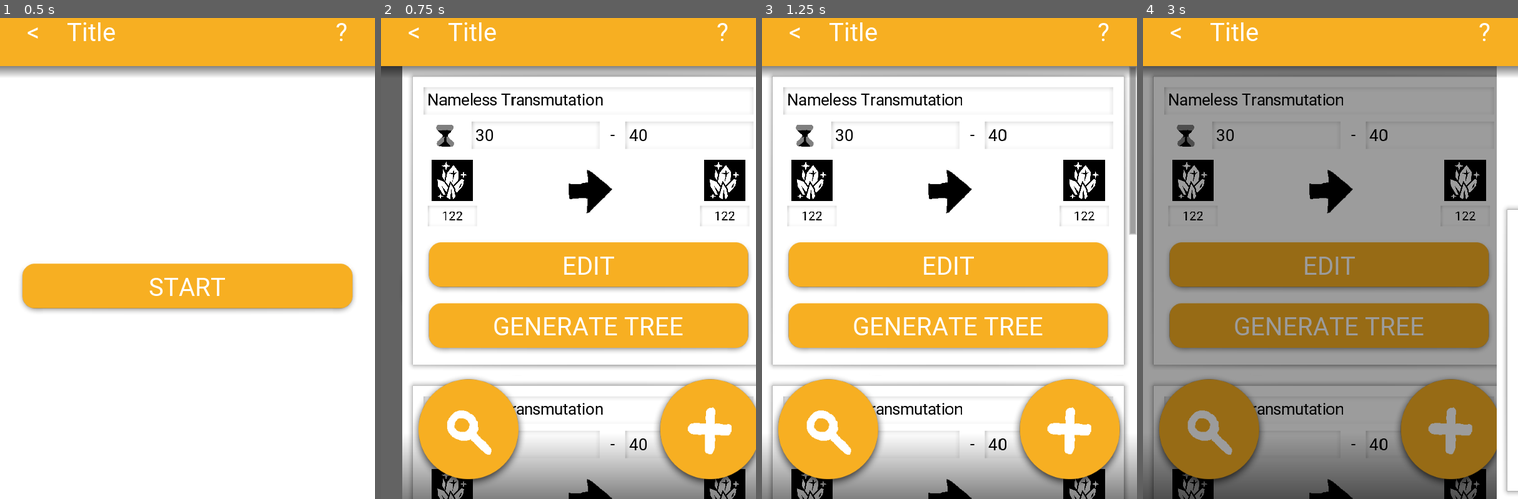
Above: before the commit, frames 1-4 (left to right).
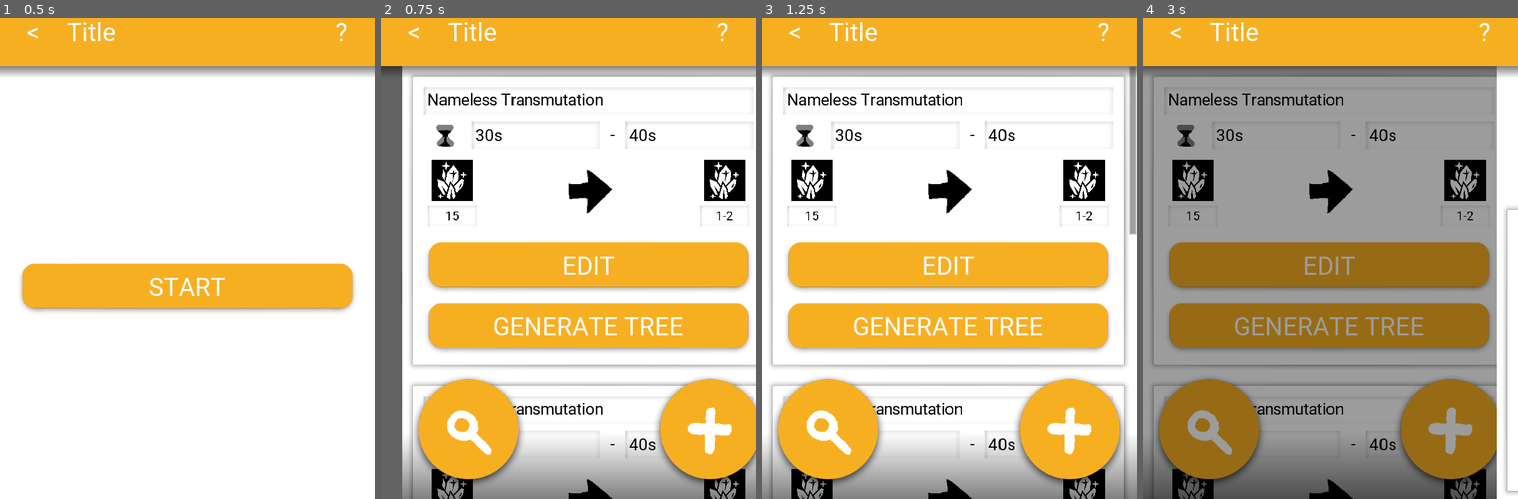
Above: after the commit, the same moments.

Repository: don-tnowe/craftcrafter
Game: Godot game, scene res://layout/main.tscn
The game is run twice, just before and just after one commit, with the same random seed, the same clock (stepped at 60 frames per second) and the same inputs.
Inputs (mouse positions are in pixels of both pictures, inside the frame that each line leads up to):
- Up to frame 1 (0.5 s): no input
- Up to frame 2 (0.75 s): click "START" at 0.5 s
- Up to frame 3 (1.25 s): no input
- Up to frame 4 (3 s): click (1278, 133) at 1.25 s, where only the run before the commit has a clickable "30"; click "." at 2 s; click "OK" at 2.75 s

Frame 1 is identical in both runs. In frame 2, 0.2% of the frame differs, in the area x 16-95%, y 23-90%; in frame 3, 0.2%; in frame 4, 0.2%.

Commit message:
Add single-box range and time edit boxes

Diff:
--- a/layout/elements/transmutation_list/transmutation_icon.tscn
+++ b/layout/elements/transmutation_list/transmutation_icon.tscn
@@ -1,13 +1,17 @@
-[gd_scene load_steps=3 format=2]
+[gd_scene load_steps=5 format=2]
 
 [ext_resource path="res://layout/elements/common/edit_value_button.tscn" type="PackedScene" id=1]
 [ext_resource path="res://layout/elements/common/entity_icon.tscn" type="PackedScene" id=2]
+[ext_resource path="res://scripts/elements/common/edit_value_button_mono_range.gd" type="Script" id=3]
+[ext_resource path="res://layout/elements/common/data_view_node.tscn" type="PackedScene" id=4]
 
 [node name="entity" type="Control"]
 margin_right = 112.0
 margin_bottom = 136.0
 rect_min_size = Vector2( 112, 136 )
 mouse_filter = 1
+
+[node name="data_view_node" parent="." instance=ExtResource( 4 )]
 
 [node name="icon" parent="." instance=ExtResource( 2 )]
 margin_left = 16.0
@@ -23,3 +27,6 @@
 rect_scale = Vector2( 0.75, 0.75 )
 text = "122"
 align = 1
+script = ExtResource( 3 )
+data_node_name = "min"
+edit_screen = "res://layout/screens/edit_value/edit_value_range.tscn"
--- a/layout/elements/transmutation_list/transmutation_list_item.tscn
+++ b/layout/elements/transmutation_list/transmutation_list_item.tscn
@@ -7,6 +7,7 @@
 [ext_resource path="res://layout/elements/common/edit_value_button.tscn" type="PackedScene" id=5]
 [ext_resource path="res://layout/elements/common/data_view_node.tscn" type="PackedScene" id=6]
 [ext_resource path="res://layout/elements/common/collection_view_filler.tscn" type="PackedScene" id=7]
+[ext_resource path="res://scripts/elements/common/edit_value_button_time_range.gd" type="Script" id=8]
 
 [node name="item" type="MarginContainer"]
 anchor_right = 1.0
@@ -96,6 +97,7 @@
 [node name="min" parent="margin_container/v_box_container/time" instance=ExtResource( 5 )]
 margin_left = 92.0
 margin_right = 340.0
+script = ExtResource( 8 )
 data_node_name = "min"
 edit_screen = "res://layout/screens/edit_value/edit_value_time_range.tscn"
 
@@ -113,6 +115,7 @@
 [node name="max" parent="margin_container/v_box_container/time" instance=ExtResource( 5 )]
 margin_left = 389.0
 margin_right = 638.0
+script = ExtResource( 8 )
 data_node_name = "max"
 edit_screen = "res://layout/screens/edit_value/edit_value_time_range.tscn"
 
--- a/layout/screens/edit_transmutation.tscn
+++ b/layout/screens/edit_transmutation.tscn
@@ -8,6 +8,7 @@
 [ext_resource path="res://styles/icons/time.tres" type="Texture" id=6]
 [ext_resource path="res://layout/elements/common/data_view_node.tscn" type="PackedScene" id=7]
 [ext_resource path="res://scripts/screens/screen_base.gd" type="Script" id=8]
+[ext_resource path="res://scripts/elements/common/edit_value_button_time_range.gd" type="Script" id=9]
 
 [node name="edit_transmutation" type="ColorRect"]
 anchor_right = 1.0
@@ -87,6 +88,7 @@
 [node name="min" parent="v_box_container/pinned/margin_container/v_box_container/time" instance=ExtResource( 5 )]
 margin_left = 92.0
 margin_right = 361.0
+script = ExtResource( 9 )
 data_node_name = "min"
 edit_screen = "res://layout/screens/edit_value/edit_value_time_range.tscn"
 
@@ -104,6 +106,7 @@
 [node name="max" parent="v_box_container/pinned/margin_container/v_box_container/time" instance=ExtResource( 5 )]
 margin_left = 410.0
 margin_right = 680.0
+script = ExtResource( 9 )
 data_node_name = "max"
 edit_screen = "res://layout/screens/edit_value/edit_value_time_range.tscn"
 
--- /dev/null
+++ b/scripts/elements/common/edit_value_button_mono_range.gd
@@ -0,0 +1,21 @@
+extends EditValueButton
+
+
+func load_collection(collection) -> void:
+	data_collection = collection
+	if collection["min"] == collection["max"]:
+		text = get_num_string(collection["min"])
+
+	else:
+		text = get_num_string(collection["min"]) + "-" + get_num_string(collection["max"])
+
+
+func get_num_string(num : float) -> String:
+	if num == INF:
+		return "∞"
+
+	elif num == -INF:
+		return "-∞"
+
+	else:
+		return str(num)
--- /dev/null
+++ b/scripts/elements/common/edit_value_button_time_range.gd
@@ -0,0 +1,28 @@
+extends EditValueButton
+
+
+func load_collection(collection) -> void:
+	data_collection = collection
+	if data_node_name == "min" && collection["min"] == collection["max"]:
+		visible = false
+		return
+
+	visible = true
+	text = sec_to_formatted_string(collection[data_node_name])
+
+
+func sec_to_formatted_string(sec : float) -> String:
+	if sec < 120.0:
+		return str(sec) + "s"
+
+	if sec < 3600.0:
+		return str(floor(sec / 60.0)) + "m " + str(fmod(sec, 60.0)) + "s"
+
+	return (
+		str(floor(sec / 3600.0))
+		+ "h "
+		+ str(fmod(floor(sec / 60.0), 60.0))
+		+ "m "
+		+ str(fmod(sec, 60.0))
+		+ "s "
+	)
--- a/scripts/screens/edit_value_base.gd
+++ b/scripts/screens/edit_value_base.gd
@@ -51,7 +51,7 @@
 	for x in edit_elements:
 		var key = get_node(x).method_binds[0]
 		field_nodes[key] = get_node(x)
-		update_property(key, screen_extra_data[0].get(key, field_values[key]))
+		update_property(key, screen_extra_data[0].get(key, field_values.get(key, 0.0)))
 
 
 func _ready() -> void:
Not shown: 1 places in layout/elements/transmutation_list/transmutation_list_item.tscn that only renumber resources
Not shown: 1 places in layout/screens/edit_transmutation.tscn that only renumber resources
